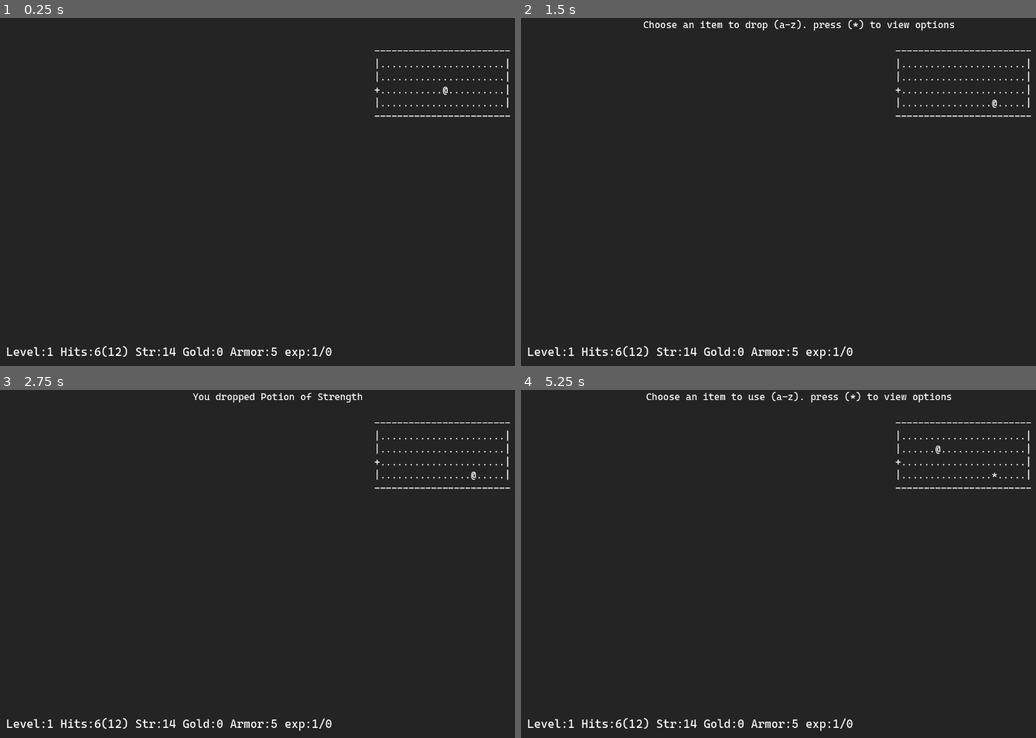
Above: before the commit, frames 1-4 (two rows, left to right).
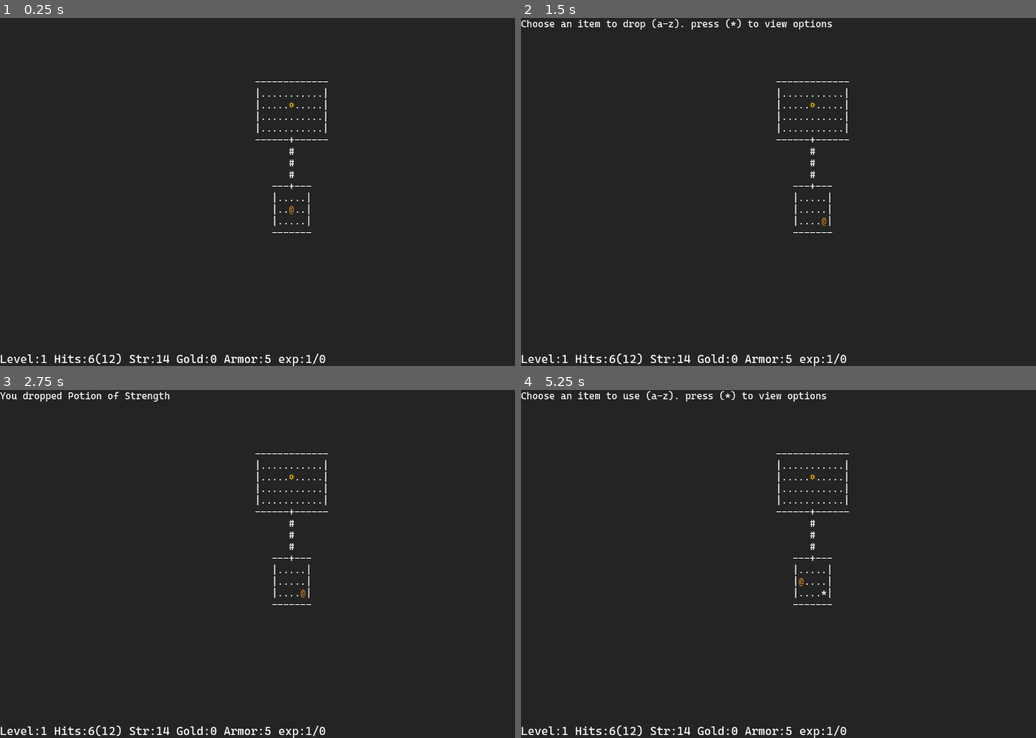
Above: after the commit, the same moments.

Repository: Kristjan-Kessel/GodotRogue
Game: Godot game, scene res://Scenes/main.tscn
The game is run twice, just before and just after one commit, with the same random seed, the same clock (stepped at 60 frames per second) and the same inputs.
Inputs:
- Up to frame 1 (0.25 s): no input
- Up to frame 2 (1.5 s): tap Enter at 0.5 s; hold Right (ui_right) 0.53-1.28 s; tap Space (continue) at 0.6 s; hold Down (ui_down) from 1.28 s (still down); tap D (command_drop) at 1.35 s
- Up to frame 3 (2.75 s): tap Space (continue) at 1.55, 2, 2.3 s; release Down (ui_down) at 2.03 s; hold Right (ui_right) from 2.03 s (still down); tap F (command_find) at 2.1 s
- Up to frame 4 (5.25 s): tap Space (continue) at 2.75, 3.05, 3.5, 3.8, 4.25, 4.55 s; release Right (ui_right) at 2.78 s; hold Up (ui_up) 2.78-3.53 s; tap . (command_rest) at 2.85 s; hold Left (ui_left) 3.53-5.03 s; tap , (command_stairs) at 3.6 s; tap T (command_take_armor_off) at 4.35 s; hold Down (ui_down) from 5.03 s (still down); tap Q (command_use_item) at 5.1 s

The runs differ from the first frame. In frame 1, 1.9% of the frame differs, in the area x 0-100%, y 9-100%; in frame 2, 2.7%, in the area x 0-100%, y 0-100%; in frame 3, 2.5%; in frame 4, 2.7%.

Commit message:
update font and label to support coloring letters

Diff:
--- a/Globals/Constants.gd
+++ b/Globals/Constants.gd
@@ -4,7 +4,7 @@
 const INVENTORY_CHARS = "abcefghijklmnoprstuvxyz" # Chars to select an item in the inventory. some chars overlap with commands so remove those.
 
 # ASCII characters
-const PLAYER = "@"
+const PLAYER = "[color=ba7322]@[/color]"
 const FLOOR = "."
 const CORRIDOR = "#"
 const WALL = "|"
@@ -13,6 +13,20 @@
 const ITEM = "*"
 const GOLD = "$"
 const TRAP = "&"
-const EMPTY = " "
+const EMPTY = " "
 const STAIRS = "^"
-const ARTIFACT = "☼"
+const ARTIFACT = "[color=ffcc00]☼[/color]"
+const GOBLIN = "[color=green]G[/color]"
+
+# ASCII for reading data from a text file
+const TXT_PLAYER = "@"
+const TXT_FLOOR = "."
+const TXT_CORRIDOR = "#"
+const TXT_WALL = "|"
+const TXT_CEILING = "-"
+const TXT_DOOR = "+"
+const TXT_GOLD = "$"
+const TXT_TRAP = "&"
+const TXT_EMPTY = " "
+const TXT_STAIRS = "^"
+const TXT_ARTIFACT = "☼"
--- a/Globals/Globals.gd
+++ b/Globals/Globals.gd
@@ -1,9 +1,9 @@
 extends Node
 
 # Global variables
-var map_width: int = 3*32
-var map_height: int = 3*7
-var rng_seed: int = 3355197748
+const map_width: int = 3*35
+const map_height: int = 3*8
+var rng_seed: int = 529088871
 var rng: RandomNumberGenerator = RandomNumberGenerator.new()
 var level_rng: RandomNumberGenerator = RandomNumberGenerator.new()
 
--- a/Scenes/main.tscn
+++ b/Scenes/main.tscn
@@ -6,18 +6,12 @@
 [ext_resource type="Script" uid="uid://3fxjowsrxau2" path="res://Scripts/Player/player.gd" id="3_s7dad"]
 [ext_resource type="Script" uid="uid://d4cnboecwqpuu" path="res://Scripts/Player/stats.gd" id="5_pbw6q"]
 
+[sub_resource type="Theme" id="Theme_pbw6q"]
+default_font = ExtResource("3_pbw6q")
+default_font_size = 20
+
 [node name="Main" type="Node2D"]
 script = ExtResource("1_iie3f")
-
-[node name="Camera2D" type="Camera2D" parent="."]
-position = Vector2(638, 362)
-
-[node name="Background" type="ColorRect" parent="Camera2D"]
-offset_left = -643.0
-offset_top = -362.0
-offset_right = 705.0
-offset_bottom = 418.0
-color = Color(0.140447, 0.140447, 0.140447, 1)
 
 [node name="Enemies" type="Node" parent="."]
 
@@ -25,24 +19,40 @@
 anchors_preset = 5
 anchor_left = 0.5
 anchor_right = 0.5
-offset_left = 11.0
-offset_top = 4.0
-offset_right = 1271.0
-offset_bottom = 707.0
+offset_right = 1280.0
+offset_bottom = 720.0
 grow_horizontal = 2
 script = ExtResource("2_vud5e")
 
-[node name="MapLabel" type="Label" parent="UI"]
+[node name="Camera2D" type="Camera2D" parent="UI"]
+anchor_mode = 0
+
+[node name="Background" type="ColorRect" parent="UI"]
 layout_mode = 2
+size_flags_vertical = 3
+color = Color(0.140447, 0.140447, 0.140447, 1)
+
+[node name="MapLabel" type="RichTextLabel" parent="UI/Background"]
+layout_mode = 1
+offset_right = 47.0
+offset_bottom = 24.0
 size_flags_horizontal = 0
 size_flags_vertical = 2
-theme_override_fonts/font = ExtResource("3_pbw6q")
-theme_override_font_sizes/font_size = 20
-horizontal_alignment = 1
-vertical_alignment = 1
+theme = SubResource("Theme_pbw6q")
+bbcode_enabled = true
+text = "TEST"
+fit_content = true
+scroll_active = false
+autowrap_mode = 0
 
-[node name="StatsLabel" type="Label" parent="UI"]
-layout_mode = 2
+[node name="StatsLabel" type="Label" parent="UI/Background"]
+layout_mode = 1
+anchors_preset = 2
+anchor_top = 1.0
+anchor_bottom = 1.0
+offset_top = -29.0
+offset_right = 1260.0
+grow_vertical = 0
 size_flags_vertical = 10
 theme_override_fonts/font = ExtResource("3_pbw6q")
 theme_override_font_sizes/font_size = 24
--- a/Scripts/Level/level_generator.gd
+++ b/Scripts/Level/level_generator.gd
@@ -319,30 +319,30 @@
             var tile = null
             var position = Vector2(x+offset_x,y+offset_y)
             match ascii_map[y][x]:
-                Constants.WALL:
+                Constants.TXT_WALL:
                     tile = Tile.new("WALL", false, Constants.WALL, false, position)
-                Constants.CEILING:
+                Constants.TXT_CEILING:
                     tile = Tile.new("WALL", false, Constants.CEILING,false, position)
-                Constants.FLOOR:
+                Constants.TXT_FLOOR:
                     tile = Tile.new("FLOOR", true, Constants.FLOOR,false, position)
-                Constants.DOOR:
+                Constants.TXT_DOOR:
                     tile = Tile.new("DOOR", true, Constants.DOOR,true, position)
-                Constants.CORRIDOR:
+                Constants.TXT_CORRIDOR:
                     tile = Tile.new("CORRIDOR",true,Constants.CORRIDOR,false, position)
-                Constants.PLAYER:
+                Constants.TXT_PLAYER:
                     tile = Tile.new("FLOOR",true,Constants.FLOOR,false, position)
                     player.position = position;
                     tile.entity = player
-                Constants.GOLD:
+                Constants.TXT_GOLD:
                     tile = Tile.new("FLOOR",true,Constants.FLOOR, false, position)
                     tile.item = Gold.new()
-                Constants.STAIRS:
+                Constants.TXT_STAIRS:
                     tile = Tile.new("STAIRS",true,Constants.STAIRS, false, position)
                 "&":
                     tile = Tile.new("FLOOR",true,Constants.FLOOR,false, position)
                     var enemy = EnemyData.new(position,"res://Scripts/Enemies/goblin.tscn", true)
                     enemies.append(enemy)
-                Constants.ARTIFACT:
+                Constants.TXT_ARTIFACT:
                     tile = Tile.new("FLOOR", true, Constants.FLOOR, false, position)
                     tile.item = Artifact.new()
                 _:
--- a/Scripts/Level/ui.gd
+++ b/Scripts/Level/ui.gd
@@ -1,34 +1,34 @@
 extends Node
 
-@onready var stats_label = $StatsLabel
+@onready var stats_label = $Background/StatsLabel
 
 func update_stats(player, turn):
-	stats_label.text = format_stats(player)
+    stats_label.text = format_stats(player)
 
 func set_stats_message(message):
-	stats_label.text = message
+    stats_label.text = message
 
 func format_stats(player):
-	var strength_bonus = ""
-	var armor_bonus = ""
+    var strength_bonus = ""
+    var armor_bonus = ""
 
-	var stats = player.stats
+    var stats = player.stats
 
-	if player.weapon_item.bonus_attack > 0:
-		strength_bonus = "(+%d)" % player.weapon_item.bonus_attack
+    if player.weapon_item.bonus_attack > 0:
+        strength_bonus = "(+%d)" % player.weapon_item.bonus_attack
 
-	if stats.bonus_armor >= 1:
-		armor_bonus = "(+%d)" % stats.bonus_armor
+    if stats.bonus_armor >= 1:
+        armor_bonus = "(+%d)" % stats.bonus_armor
 
-	return "Level:%d Hits:%d(%d) Str:%d%s Gold:%d Armor:%d%s exp:%d/%d" % [
-		stats.level,
-		stats.current_hp,
-		stats.max_hp,
-		stats.strength,
-		strength_bonus,
-		stats.gold,
-		stats.armor,
-		armor_bonus,
-		stats.player_lvl,
-		stats.exp
-	]
+    return "Level:%d Hits:%d(%d) Str:%d%s Gold:%d Armor:%d%s exp:%d/%d" % [
+        stats.level,
+        stats.current_hp,
+        stats.max_hp,
+        stats.strength,
+        strength_bonus,
+        stats.gold,
+        stats.armor,
+        armor_bonus,
+        stats.player_lvl,
+        stats.exp
+    ]
--- a/Scripts/main.gd
+++ b/Scripts/main.gd
@@ -1,9 +1,9 @@
 extends Node2D
 
-const debug_sight = false
+const debug_sight = true
 
 var map_data : Array = []
-@onready var level = $UI/MapLabel
+@onready var level = $UI/Background/MapLabel
 @onready var player = $Player
 @onready var ui = $UI
 @onready var enemies = $Enemies
@@ -18,8 +18,8 @@
     Globals.initialize_randomness()
     print("Using seed: ", Globals.rng_seed)
     ui.update_stats(player, turn)
-    new_level()
-    #test_level("final.txt")
+    #new_level()
+    test_level("final.txt")
     #test_level("test.txt")
 
 func get_tile(position: Vector2) -> Tile:
Not shown: 1 places in Scenes/main.tscn that only renumber resources
